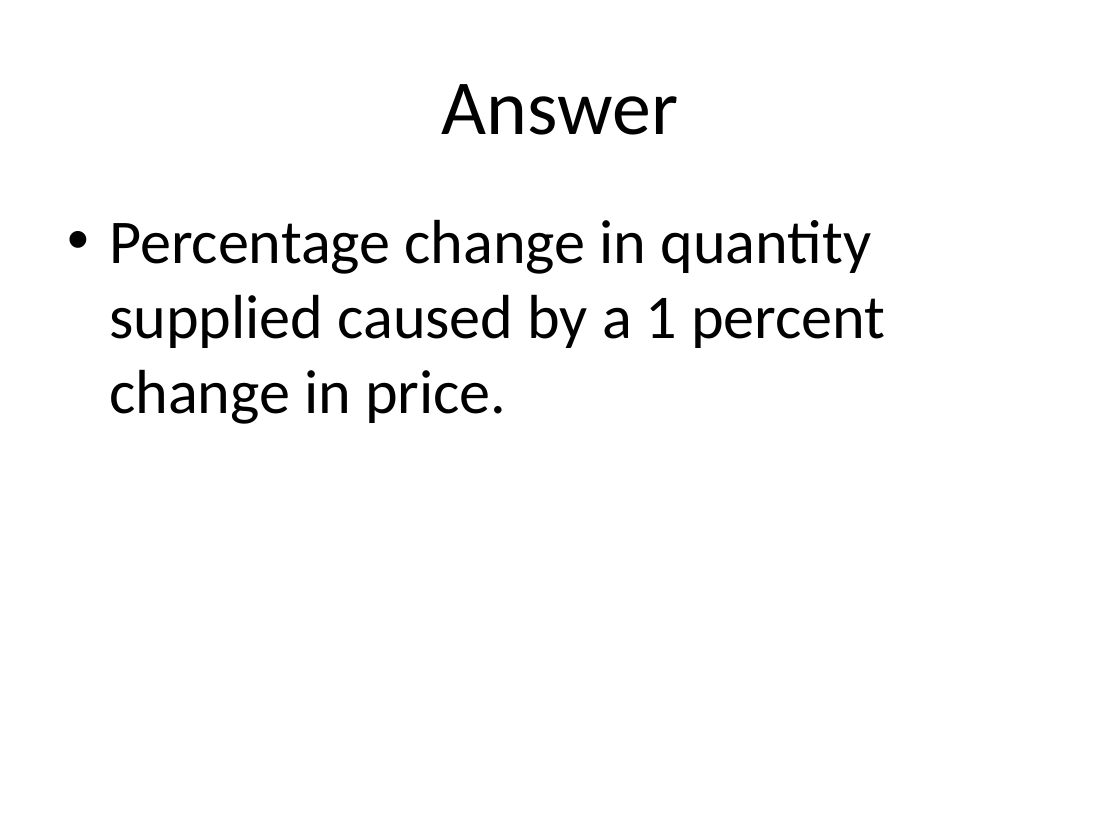
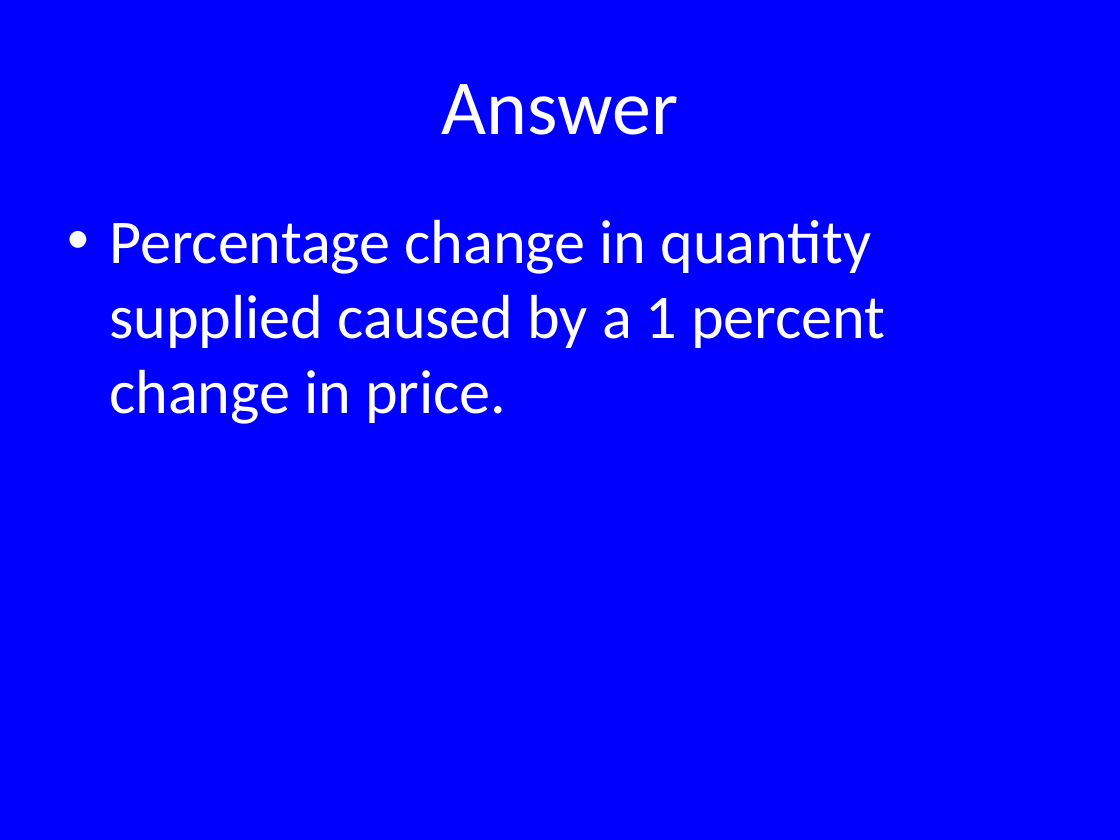
Before and after one commit to zhixiangteoh/tP, a slide deck: slide 9 of pptx/Micro-Economics.pptx. Drawn at 1120x840 pixels with LibreOffice and Linux fonts; fonts in the diff are those of the drawing. Boxes give left, top, right and bottom in pixels: in the first picture for what was removed or moved away, otherwise in the second. Text is boxed around its words. In the diff, an @@ line names an element or a change of style, - is before the commit and + after.

Commit message:
Add Original Color option for pptx

```diff
--- a/pptx/Micro-Economics.pptx
+++ b/pptx/Micro-Economics.pptx
@@ background #FFFFFF to #0000FF @@
@@ title "Answer" at (x1=442, y1=84, x2=679, y2=135): text colour #000000 to #FFFFFF @@
@@ text "Percentage change in quantity supplied ..." at (x1=109, y1=219, x2=885, y2=424): text colour #000000 to #FFFFFF @@
```
Also in this commit, not shown: 8 other slides changed, 2 slides added, 10 other files.
